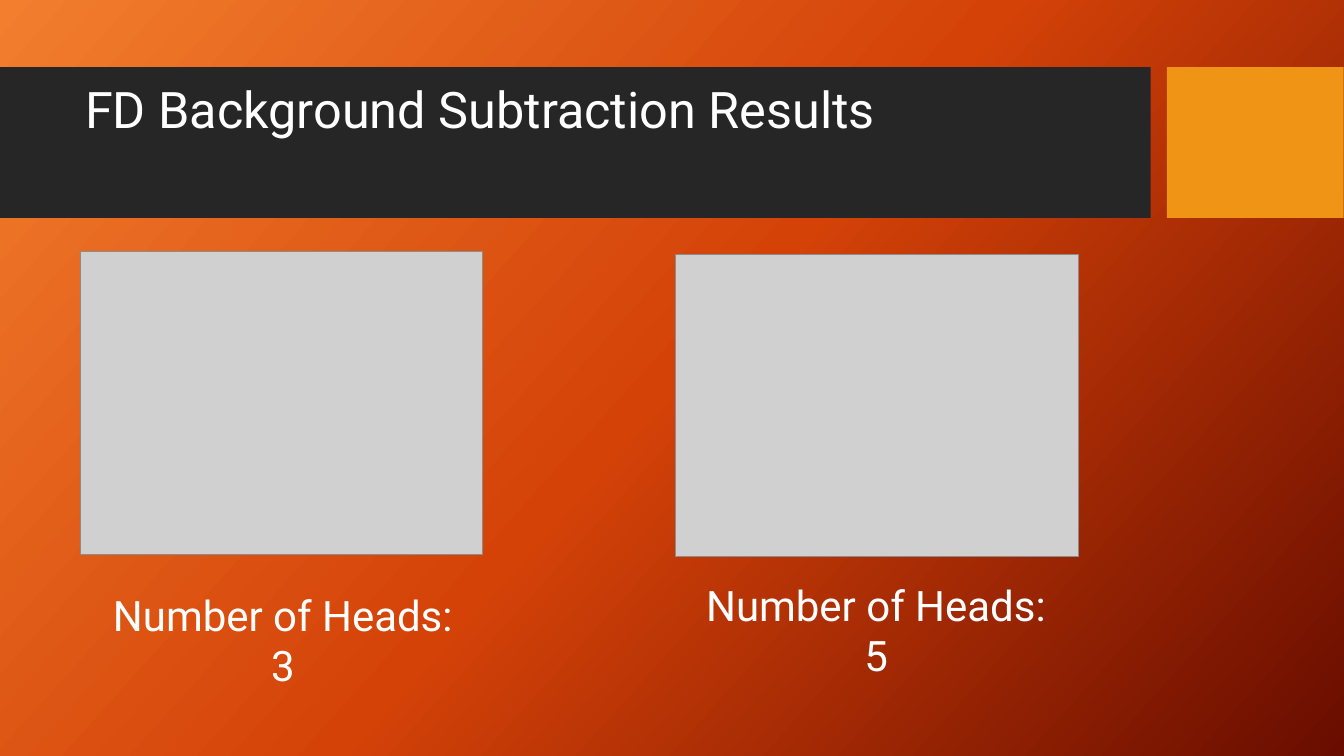
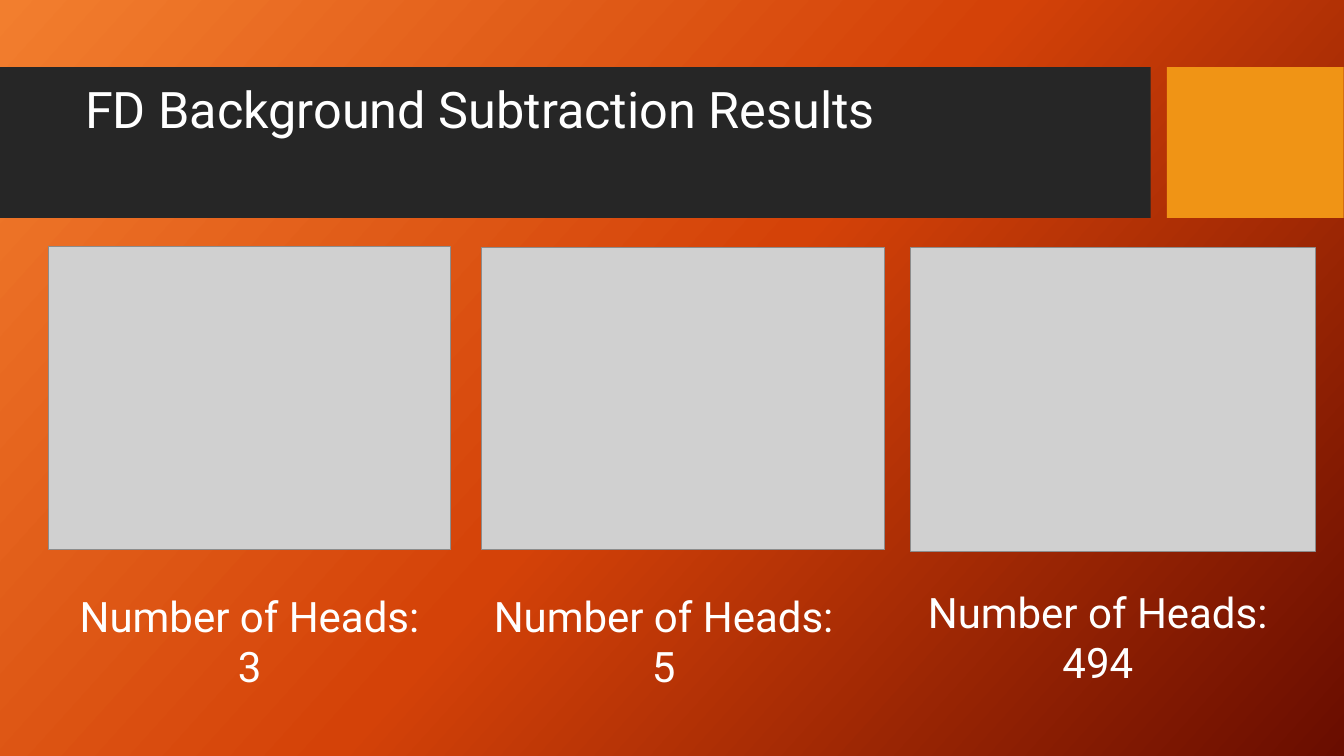
Before and after one commit to Mooshad/CISC642-FinalProject, a slide deck: slide 10 of Cisc642_Adaboost.pptx. Drawn at 1344x756 pixels with LibreOffice and Linux fonts; fonts in the diff are those of the drawing; grey boxes stand for pictures; background and template pictures are left out. Boxes give left, top, right and bottom in pixels: in the first picture for what was removed or moved away, otherwise in the second. Text is boxed around its words. In the diff, an @@ line names an element or a change of style, - is before the commit and + after.

Commit message:
ppt updated

```diff
--- a/Cisc642_Adaboost.pptx
+++ b/Cisc642_Adaboost.pptx
@@ picture: place and size @@
-picture at <box>81,251,483,555</box>
+picture at <box>48,247,451,551</box>
@@ picture: place and size @@
-picture at <box>676,255,1079,558</box>
+picture at <box>482,248,885,551</box>
@@ picture added at <box>910,248,1316,552</box> @@
@@ text "Number of Heads:": place and size @@
-text "Number of Heads:" at <box>113,599,452,682</box>
+text "Number of Heads:" at <box>80,600,419,683</box>
@@ text "Number of Heads:": place and size @@
-text "Number of Heads:" at <box>706,589,1045,672</box>
+text "Number of Heads:" at <box>494,600,833,683</box>
@@ text added at <box>928,596,1267,678</box>, 30 pt, text #FFFFFF @@
+Number of Heads:
+494
```
Also in this commit, not shown: 1 other slide changed.
